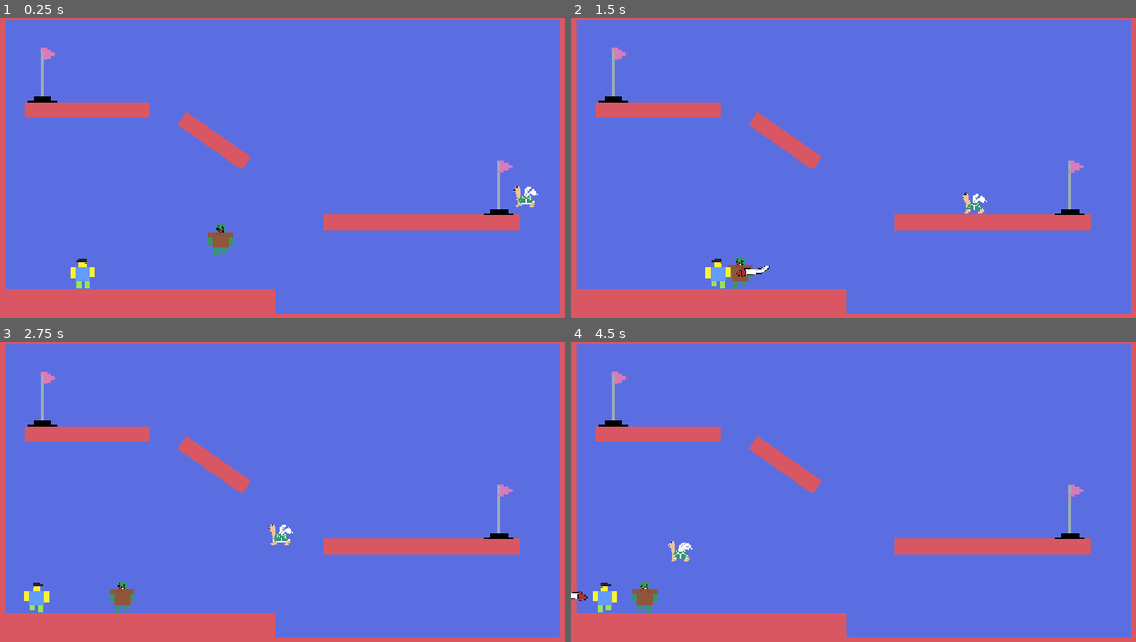
Above: before the commit, frames 1-4 (two rows, left to right).
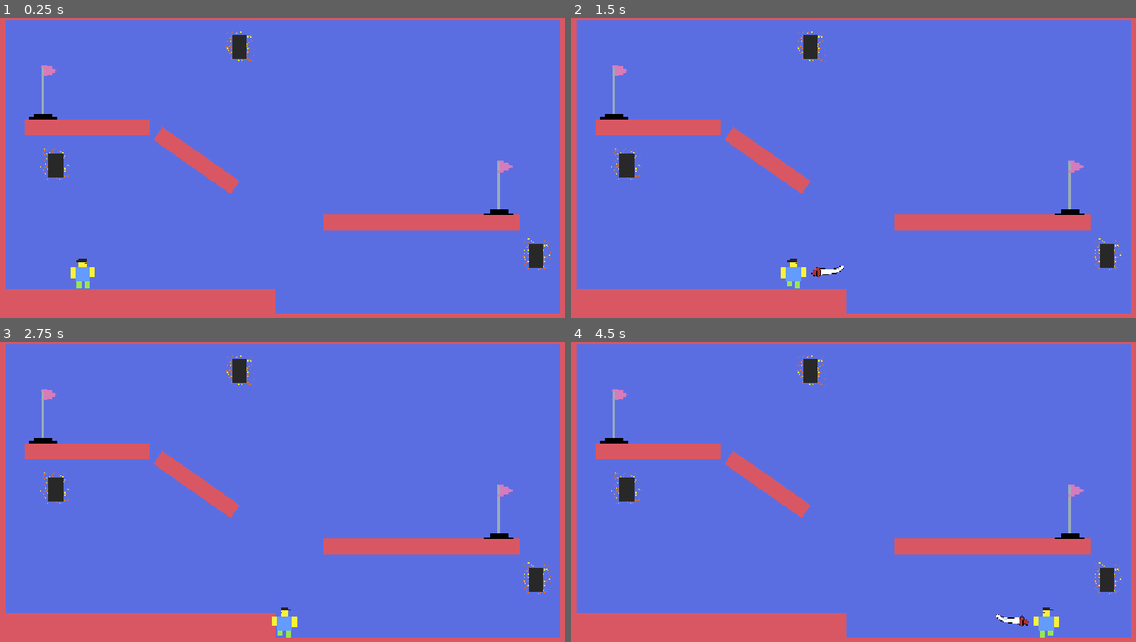
Above: after the commit, the same moments.

Repository: daistic/Project-Skill-Frenzy
Game: Godot game, scene res://Scenes/LevelBase.tscn
Two runs of this game, one before a commit and one after it. Both use one fixed random seed, a clock stepped at 60 frames per second and the inputs below.
Inputs:
- Up to frame 1 (0.25 s): no input
- Up to frame 2 (1.5 s): hold Right (move_right) from 0.53 s (still down); tap Up (jump) at 0.6, 0.77, 1.07 s; tap Z (normal) at 1.35 s
- Up to frame 3 (2.75 s): tap Up (jump) at 1.52, 1.55, 1.82, 2.1 s; release Right (move_right) at 2.03 s; hold Left (move_left) from 2.03 s (still down)
- Up to frame 4 (4.5 s): release Left (move_left) at 2.78 s; hold Right (move_right) 2.78-4.28 s; tap Z (normal) at 2.85, 4.35 s; tap Up (jump) at 3.02, 3.05, 3.32, 3.6, 3.77, 4.07 s; hold Left (move_left) from 4.28 s (still down)

The runs differ from the first frame. In frame 1, 5.3% of the frame differs, in the area x 4-98%, y 4-84%; in frame 2, 6.0%; in frame 3, 5.8%; in frame 4, 6.0%, in the area x 0-98%, y 4-99%.
Error after the commit: Out of bounds get index '0' (on base: 'Array[WaveResource]') (res://Scripts/level.gd:9)

Commit message:
add: more enemy scenes

Diff:
--- a/Globals/game_manager.gd
+++ b/Globals/game_manager.gd
@@ -1 +1,10 @@
 extends Node
+
+@onready var waves: Array[WaveResource] = [
+	preload("res://Resources/Wave1.tres"),
+	preload("res://Resources/Wave2.tres"),
+	preload("res://Resources/Wave3.tres"),
+	preload("res://Resources/Wave4.tres"),
+	preload("res://Resources/Wave5.tres"),
+	preload("res://Resources/Wave6.tres")
+]
--- /dev/null
+++ b/Resources/Wave1.tres
@@ -0,0 +1,9 @@
+[gd_resource type="Resource" script_class="WaveResource" load_steps=3 format=3 uid="uid://dgjwjdq4wen48"]
+
+[ext_resource type="Script" uid="uid://bjrev8473hl3p" path="res://Scripts/wave_resource.gd" id="1_4bwc8"]
+[ext_resource type="PackedScene" uid="uid://dwoh1tyj2o5dx" path="res://Scenes/enemies/Zombo.tscn" id="1_hhdvc"]
+
+[resource]
+script = ExtResource("1_4bwc8")
+enemies = Array[PackedScene]([ExtResource("1_hhdvc"), ExtResource("1_hhdvc"), ExtResource("1_hhdvc")])
+metadata/_custom_type_script = "uid://bjrev8473hl3p"
--- /dev/null
+++ b/Resources/Wave2.tres
@@ -0,0 +1,10 @@
+[gd_resource type="Resource" script_class="WaveResource" load_steps=4 format=3 uid="uid://da2t6tn4n1ab3"]
+
+[ext_resource type="Script" uid="uid://bjrev8473hl3p" path="res://Scripts/wave_resource.gd" id="1_jtby1"]
+[ext_resource type="PackedScene" uid="uid://bigx0smy3qyu2" path="res://Scenes/enemies/ArmorZombo.tscn" id="1_vrr34"]
+[ext_resource type="PackedScene" uid="uid://dwoh1tyj2o5dx" path="res://Scenes/enemies/Zombo.tscn" id="2_ur4ka"]
+
+[resource]
+script = ExtResource("1_jtby1")
+enemies = Array[PackedScene]([ExtResource("1_vrr34"), ExtResource("2_ur4ka"), ExtResource("2_ur4ka")])
+metadata/_custom_type_script = "uid://bjrev8473hl3p"
--- /dev/null
+++ b/Resources/Wave3.tres
@@ -0,0 +1,10 @@
+[gd_resource type="Resource" script_class="WaveResource" load_steps=4 format=3 uid="uid://b20gw3drfyybf"]
+
+[ext_resource type="PackedScene" uid="uid://dwoh1tyj2o5dx" path="res://Scenes/enemies/Zombo.tscn" id="1_iefsj"]
+[ext_resource type="Script" uid="uid://bjrev8473hl3p" path="res://Scripts/wave_resource.gd" id="1_n2u66"]
+[ext_resource type="PackedScene" uid="uid://by3cejdflsnuy" path="res://Scenes/enemies/Turtle.tscn" id="2_q3gaw"]
+
+[resource]
+script = ExtResource("1_n2u66")
+enemies = Array[PackedScene]([ExtResource("1_iefsj"), ExtResource("2_q3gaw"), ExtResource("2_q3gaw"), ExtResource("1_iefsj")])
+metadata/_custom_type_script = "uid://bjrev8473hl3p"
--- /dev/null
+++ b/Resources/Wave4.tres
@@ -0,0 +1,11 @@
+[gd_resource type="Resource" script_class="WaveResource" load_steps=5 format=3 uid="uid://uilk5a3gh1dv"]
+
+[ext_resource type="PackedScene" uid="uid://dwoh1tyj2o5dx" path="res://Scenes/enemies/Zombo.tscn" id="1_5t004"]
+[ext_resource type="Script" uid="uid://bjrev8473hl3p" path="res://Scripts/wave_resource.gd" id="1_cvxyo"]
+[ext_resource type="PackedScene" uid="uid://by3cejdflsnuy" path="res://Scenes/enemies/Turtle.tscn" id="2_po1tn"]
+[ext_resource type="PackedScene" uid="uid://bigx0smy3qyu2" path="res://Scenes/enemies/ArmorZombo.tscn" id="3_t76x3"]
+
+[resource]
+script = ExtResource("1_cvxyo")
+enemies = Array[PackedScene]([ExtResource("1_5t004"), ExtResource("2_po1tn"), ExtResource("3_t76x3"), ExtResource("1_5t004")])
+metadata/_custom_type_script = "uid://bjrev8473hl3p"
--- /dev/null
+++ b/Resources/Wave5.tres
@@ -0,0 +1,11 @@
+[gd_resource type="Resource" script_class="WaveResource" load_steps=5 format=3 uid="uid://dy5yq8cuvwi2e"]
+
+[ext_resource type="Script" uid="uid://bjrev8473hl3p" path="res://Scripts/wave_resource.gd" id="1_1ai3j"]
+[ext_resource type="PackedScene" uid="uid://dwoh1tyj2o5dx" path="res://Scenes/enemies/Zombo.tscn" id="1_3d2c5"]
+[ext_resource type="PackedScene" uid="uid://by3cejdflsnuy" path="res://Scenes/enemies/Turtle.tscn" id="2_rnx65"]
+[ext_resource type="PackedScene" uid="uid://bigx0smy3qyu2" path="res://Scenes/enemies/ArmorZombo.tscn" id="3_vfo61"]
+
+[resource]
+script = ExtResource("1_1ai3j")
+enemies = Array[PackedScene]([ExtResource("1_3d2c5"), ExtResource("2_rnx65"), ExtResource("1_3d2c5"), ExtResource("3_vfo61")])
+metadata/_custom_type_script = "uid://bjrev8473hl3p"
--- /dev/null
+++ b/Resources/Wave6.tres
@@ -0,0 +1,12 @@
+[gd_resource type="Resource" script_class="WaveResource" load_steps=6 format=3 uid="uid://de6d5k0hixx31"]
+
+[ext_resource type="PackedScene" uid="uid://by3cejdflsnuy" path="res://Scenes/enemies/Turtle.tscn" id="1_2j7il"]
+[ext_resource type="PackedScene" uid="uid://dwoh1tyj2o5dx" path="res://Scenes/enemies/Zombo.tscn" id="1_apmnk"]
+[ext_resource type="PackedScene" uid="uid://v5b8uei4egv2" path="res://Scenes/enemies/GoldZombo.tscn" id="2_7ud0c"]
+[ext_resource type="Script" uid="uid://bjrev8473hl3p" path="res://Scripts/wave_resource.gd" id="2_pa0y4"]
+[ext_resource type="PackedScene" uid="uid://bigx0smy3qyu2" path="res://Scenes/enemies/ArmorZombo.tscn" id="4_cytpw"]
+
+[resource]
+script = ExtResource("2_pa0y4")
+enemies = Array[PackedScene]([ExtResource("1_2j7il"), ExtResource("2_7ud0c"), ExtResource("1_apmnk"), ExtResource("1_apmnk"), ExtResource("4_cytpw")])
+metadata/_custom_type_script = "uid://bjrev8473hl3p"
--- /dev/null
+++ b/Resources/zombo_physics_materials.tres
@@ -0,0 +1,4 @@
+[gd_resource type="PhysicsMaterial" format=3 uid="uid://5w0rprejsnxl"]
+
+[resource]
+friction = 0.0
--- a/Scenes/Level.tscn
+++ b/Scenes/Level.tscn
@@ -1,7 +1,8 @@
-[gd_scene load_steps=4 format=3 uid="uid://j3wo3pg8b8jy"]
+[gd_scene load_steps=5 format=3 uid="uid://j3wo3pg8b8jy"]
 
 [ext_resource type="Texture2D" uid="uid://cspw8yq76068a" path="res://Assets/white_texture.png" id="1_337u7"]
 [ext_resource type="Script" uid="uid://lugymtf71peh" path="res://Scripts/level.gd" id="1_vsvp5"]
+[ext_resource type="Texture2D" uid="uid://cowkq6ds430pl" path="res://Assets/portal.png" id="3_8rbpu"]
 
 [sub_resource type="RectangleShape2D" id="RectangleShape2D_0ba56"]
 size = Vector2(32, 32)
@@ -37,7 +38,7 @@
 
 [node name="bottom3" type="StaticBody2D" parent="." groups=["Wall"]]
 position = Vector2(545, 587)
-scale = Vector2(1, 2)
+scale = Vector2(1, 1.5)
 collision_layer = 2
 collision_mask = 13
 
@@ -127,7 +128,7 @@
 shape = SubResource("RectangleShape2D_0ba56")
 
 [node name="Jump3" type="StaticBody2D" parent="." groups=["EnemyJump"]]
-position = Vector2(694, 416)
+position = Vector2(701, 416)
 collision_layer = 2
 collision_mask = 13
 
@@ -139,9 +140,9 @@
 shape = SubResource("RectangleShape2D_0ba56")
 
 [node name="Middle2" type="StaticBody2D" parent="."]
-position = Vector2(436, 250)
+position = Vector2(400, 290)
 rotation = 0.610865
-scale = Vector2(5, 1)
+scale = Vector2(6, 1)
 collision_layer = 2
 collision_mask = 13
 
@@ -153,7 +154,7 @@
 shape = SubResource("RectangleShape2D_0ba56")
 
 [node name="Jump4" type="StaticBody2D" parent="." groups=["EnemyJump"]]
-position = Vector2(484, 284)
+position = Vector2(400, 290)
 rotation = 0.610865
 collision_layer = 2
 collision_mask = 13
@@ -166,7 +167,7 @@
 shape = SubResource("RectangleShape2D_0ba56")
 
 [node name="Middle3" type="StaticBody2D" parent="."]
-position = Vector2(177, 187)
+position = Vector2(177, 222)
 scale = Vector2(8, 1)
 collision_layer = 2
 collision_mask = 13
@@ -177,3 +178,49 @@
 
 [node name="CollisionShape2D" type="CollisionShape2D" parent="Middle3"]
 shape = SubResource("RectangleShape2D_0ba56")
+
+[node name="Portal" type="Sprite2D" parent="."]
+texture_filter = 1
+position = Vector2(113, 298)
+texture = ExtResource("3_8rbpu")
+
+[node name="WaveTimer" type="Timer" parent="Portal"]
+wait_time = 7.0
+one_shot = true
+
+[node name="SpawnTimer" type="Timer" parent="Portal"]
+wait_time = 2.0
+one_shot = true
+
+[node name="Portal2" type="Sprite2D" parent="."]
+texture_filter = 1
+position = Vector2(1092, 482)
+texture = ExtResource("3_8rbpu")
+
+[node name="WaveTimer" type="Timer" parent="Portal2"]
+wait_time = 6.5
+one_shot = true
+
+[node name="SpawnTimer" type="Timer" parent="Portal2"]
+wait_time = 2.33
+one_shot = true
+
+[node name="Portal3" type="Sprite2D" parent="."]
+texture_filter = 1
+position = Vector2(487, 56)
+texture = ExtResource("3_8rbpu")
+
+[node name="WaveTimer" type="Timer" parent="Portal3"]
+wait_time = 6.0
+one_shot = true
+
+[node name="SpawnTimer" type="Timer" parent="Portal3"]
+wait_time = 2.5
+one_shot = true
+
+[connection signal="timeout" from="Portal/WaveTimer" to="." method="_on_portal_wave_timer_timeout"]
+[connection signal="timeout" from="Portal/SpawnTimer" to="." method="_on_portal_spawn_timer_timeout"]
+[connection signal="timeout" from="Portal2/WaveTimer" to="." method="_on_portal2_wave_timer_timeout"]
+[connection signal="timeout" from="Portal2/SpawnTimer" to="." method="_on_portal2_spawn_timer_timeout"]
+[connection signal="timeout" from="Portal3/WaveTimer" to="." method="_on_portal3_wave_timer_timeout"]
+[connection signal="timeout" from="Portal3/SpawnTimer" to="." method="_on_portal3_spawn_timer_timeout"]
--- a/Scenes/LevelBase.tscn
+++ b/Scenes/LevelBase.tscn
@@ -1,12 +1,10 @@
-[gd_scene load_steps=8 format=3 uid="uid://gvx18nkpacwq"]
+[gd_scene load_steps=6 format=3 uid="uid://gvx18nkpacwq"]
 
 [ext_resource type="Texture2D" uid="uid://cspw8yq76068a" path="res://Assets/white_texture.png" id="1_wrhoe"]
 [ext_resource type="PackedScene" uid="uid://j3wo3pg8b8jy" path="res://Scenes/Level.tscn" id="2_ilmpw"]
 [ext_resource type="PackedScene" uid="uid://dp4w7d26o2igx" path="res://Scenes/RobloxMan.tscn" id="3_7375l"]
 [ext_resource type="PackedScene" uid="uid://bbgw862emufxe" path="res://Scenes/Flag.tscn" id="4_dci62"]
-[ext_resource type="PackedScene" uid="uid://by3cejdflsnuy" path="res://Scenes/enemies/Turtle.tscn" id="6_aw1t8"]
 [ext_resource type="PackedScene" uid="uid://bw0en64ltcn0h" path="res://Scenes/skills/TennisBall.tscn" id="6_c43mv"]
-[ext_resource type="PackedScene" uid="uid://dwoh1tyj2o5dx" path="res://Scenes/enemies/Zombo.tscn" id="7_aw1t8"]
 
 [node name="LevelBase" type="Node2D"]
 
@@ -27,12 +25,6 @@
 _test_skill_scene = ExtResource("6_c43mv")
 
 [node name="flag2" parent="." instance=ExtResource("4_dci62")]
-position = Vector2(86, 109)
+position = Vector2(87, 143)
 
 [node name="CanvasLayer" type="CanvasLayer" parent="."]
-
-[node name="turtle" parent="." instance=ExtResource("6_aw1t8")]
-position = Vector2(1119, 336)
-
-[node name="CharacterBody2D" parent="." instance=ExtResource("7_aw1t8")]
-position = Vector2(479, 418)
--- a/Scenes/RobloxMan.tscn
+++ b/Scenes/RobloxMan.tscn
@@ -57,6 +57,7 @@
 [node name="RobloxMan" type="CharacterBody2D"]
 z_index = 5
 collision_mask = 11
+platform_floor_layers = 4294967267
 script = ExtResource("1_6n45u")
 
 [node name="AnimatedSprite2D" type="AnimatedSprite2D" parent="."]
--- /dev/null
+++ b/Scenes/enemies/ArmorZombo.tscn
@@ -0,0 +1,58 @@
+[gd_scene load_steps=8 format=3 uid="uid://bigx0smy3qyu2"]
+
+[ext_resource type="Texture2D" uid="uid://cpxucbsg22l2a" path="res://Assets/Zombo/armor_zombo.png" id="1_j7644"]
+[ext_resource type="PhysicsMaterial" uid="uid://5w0rprejsnxl" path="res://Resources/zombo_physics_materials.tres" id="1_n0k8j"]
+[ext_resource type="Script" uid="uid://c3m1r06vqwhgw" path="res://Scripts/zombo.gd" id="2_qwdet"]
+
+[sub_resource type="AtlasTexture" id="AtlasTexture_qwdet"]
+atlas = ExtResource("1_j7644")
+region = Rect2(64, 0, 64, 64)
+
+[sub_resource type="AtlasTexture" id="AtlasTexture_n0k8j"]
+atlas = ExtResource("1_j7644")
+region = Rect2(128, 0, 64, 64)
+
+[sub_resource type="SpriteFrames" id="SpriteFrames_mn1ji"]
+animations = [{
+"frames": [{
+"duration": 1.0,
+"texture": SubResource("AtlasTexture_qwdet")
+}, {
+"duration": 1.0,
+"texture": SubResource("AtlasTexture_n0k8j")
+}],
+"loop": true,
+"name": &"walk",
+"speed": 5.0
+}]
+
+[sub_resource type="CapsuleShape2D" id="CapsuleShape2D_un7gp"]
+radius = 26.0
+height = 68.0
+
+[node name="ArmorZombo" type="RigidBody2D"]
+collision_layer = 8
+collision_mask = 7
+physics_material_override = ExtResource("1_n0k8j")
+lock_rotation = true
+contact_monitor = true
+max_contacts_reported = 3
+script = ExtResource("2_qwdet")
+health = 2
+points = 175
+_move_speed = 90.0
+_jump_power = 825.0
+
+[node name="AnimatedSprite2D" type="AnimatedSprite2D" parent="."]
+texture_filter = 1
+scale = Vector2(1.5, 1.5)
+sprite_frames = SubResource("SpriteFrames_mn1ji")
+animation = &"walk"
+autoplay = "walk"
+frame_progress = 0.57568
+
+[node name="CollisionShape2D" type="CollisionShape2D" parent="."]
+position = Vector2(0, 4)
+shape = SubResource("CapsuleShape2D_un7gp")
+
+[connection signal="body_entered" from="." to="." method="_on_body_entered"]
--- /dev/null
+++ b/Scenes/enemies/GoldZombo.tscn
@@ -0,0 +1,55 @@
+[gd_scene load_steps=8 format=3 uid="uid://v5b8uei4egv2"]
+
+[ext_resource type="PhysicsMaterial" uid="uid://5w0rprejsnxl" path="res://Resources/zombo_physics_materials.tres" id="1_4wfc3"]
+[ext_resource type="Script" uid="uid://c3m1r06vqwhgw" path="res://Scripts/zombo.gd" id="1_qgrnv"]
+[ext_resource type="Texture2D" uid="uid://d3kjtfke7728u" path="res://Assets/Zombo/gold_zombo.png" id="2_4wfc3"]
+
+[sub_resource type="AtlasTexture" id="AtlasTexture_yjhm1"]
+atlas = ExtResource("2_4wfc3")
+region = Rect2(64, 0, 64, 64)
+
+[sub_resource type="AtlasTexture" id="AtlasTexture_kv1j1"]
+atlas = ExtResource("2_4wfc3")
+region = Rect2(128, 0, 64, 64)
+
+[sub_resource type="SpriteFrames" id="SpriteFrames_6iqn2"]
+animations = [{
+"frames": [{
+"duration": 1.0,
+"texture": SubResource("AtlasTexture_yjhm1")
+}, {
+"duration": 1.0,
+"texture": SubResource("AtlasTexture_kv1j1")
+}],
+"loop": true,
+"name": &"walk",
+"speed": 5.0
+}]
+
+[sub_resource type="CapsuleShape2D" id="CapsuleShape2D_un7gp"]
+radius = 26.0
+height = 68.0
+
+[node name="GoldZombo" type="RigidBody2D"]
+collision_layer = 16
+collision_mask = 6
+physics_material_override = ExtResource("1_4wfc3")
+lock_rotation = true
+contact_monitor = true
+max_contacts_reported = 3
+script = ExtResource("1_qgrnv")
+_move_speed = 450.0
+_jump_power = 800.0
+
+[node name="AnimatedSprite2D" type="AnimatedSprite2D" parent="."]
+texture_filter = 1
+scale = Vector2(1.5, 1.5)
+sprite_frames = SubResource("SpriteFrames_6iqn2")
+animation = &"walk"
+autoplay = "walk"
+
+[node name="CollisionShape2D" type="CollisionShape2D" parent="."]
+position = Vector2(0, 4)
+shape = SubResource("CapsuleShape2D_un7gp")
+
+[connection signal="body_entered" from="." to="." method="_on_body_entered"]
--- a/Scenes/enemies/Turtle.tscn
+++ b/Scenes/enemies/Turtle.tscn
@@ -36,6 +36,7 @@
 collision_layer = 8
 collision_mask = 7
 physics_material_override = SubResource("PhysicsMaterial_ulmdh")
+gravity_scale = 0.75
 lock_rotation = true
 contact_monitor = true
 max_contacts_reported = 3
--- a/Scenes/enemies/zombo.tscn
+++ b/Scenes/enemies/zombo.tscn
@@ -1,7 +1,8 @@
-[gd_scene load_steps=7 format=3 uid="uid://dwoh1tyj2o5dx"]
+[gd_scene load_steps=8 format=3 uid="uid://dwoh1tyj2o5dx"]
 
 [ext_resource type="Script" uid="uid://c3m1r06vqwhgw" path="res://Scripts/zombo.gd" id="1_8ei1b"]
-[ext_resource type="Texture2D" uid="uid://dd5een7448i8q" path="res://Assets/zombo.png" id="1_o2tnt"]
+[ext_resource type="PhysicsMaterial" uid="uid://5w0rprejsnxl" path="res://Resources/zombo_physics_materials.tres" id="1_j0pxb"]
+[ext_resource type="Texture2D" uid="uid://dd5een7448i8q" path="res://Assets/Zombo/zombo.png" id="1_o2tnt"]
 
 [sub_resource type="AtlasTexture" id="AtlasTexture_ofxau"]
 atlas = ExtResource("1_o2tnt")
@@ -32,6 +33,7 @@
 [node name="Zombo" type="RigidBody2D"]
 collision_layer = 8
 collision_mask = 7
+physics_material_override = ExtResource("1_j0pxb")
 lock_rotation = true
 contact_monitor = true
 max_contacts_reported = 3
--- a/Scenes/skills/Sword.tscn
+++ b/Scenes/skills/Sword.tscn
@@ -7,7 +7,8 @@
 height = 66.0
 
 [node name="Sword" type="Area2D"]
-collision_mask = 9
+collision_layer = 4
+collision_mask = 8
 
 [node name="Sprite" type="Sprite2D" parent="."]
 texture_filter = 1
--- a/Scenes/skills/TimeBomb.tscn
+++ b/Scenes/skills/TimeBomb.tscn
@@ -48,6 +48,7 @@
 }
 
 [node name="time_bomb" type="Area2D"]
+collision_layer = 4
 collision_mask = 8
 script = ExtResource("1_c4oek")
 
--- a/Scripts/level.gd
+++ b/Scripts/level.gd
@@ -1,3 +1,34 @@
 extends Node2D
 
 class_name Level
+
+@onready var portal: Sprite2D = $Portal
+@onready var portal_2: Sprite2D = $Portal2
+@onready var portal_3: Sprite2D = $Portal3
+
+var portal_wave: WaveResource = GameManager.waves[randi_range(0, GameManager.waves.size())]
+var portal2_wave: WaveResource = GameManager.waves[randi_range(0, GameManager.waves.size())]
+var portal3_wave: WaveResource = GameManager.waves[randi_range(0, GameManager.waves.size())]
+
+func _spawn_enemies(portal_position: Vector2, scene: PackedScene) -> void:
+	var instance = scene.instantiate()
+	instance.position = portal_position
+	get_tree().root.add_child(instance)
+
+func _on_portal_wave_timer_timeout() -> void:
+	pass # Replace with function body.
+
+func _on_portal_spawn_timer_timeout() -> void:
+	pass # Replace with function body.
+
+func _on_portal2_wave_timer_timeout() -> void:
+	pass # Replace with function body.
+
+func _on_portal2_spawn_timer_timeout() -> void:
+	pass # Replace with function body.
+
+func _on_portal3_wave_timer_timeout() -> void:
+	pass # Replace with function body.
+
+func _on_portal3_spawn_timer_timeout() -> void:
+	pass # Replace with function body.
--- a/Scripts/turtle.gd
+++ b/Scripts/turtle.gd
@@ -5,8 +5,8 @@
 @onready var animated_sprite_2d: AnimatedSprite2D = $AnimatedSprite2D
 
 @export var health: int = 1
-@export var points: int = 175
-@export var _move_speed: float = 200.0
+@export var points: int = 225
+@export var _move_speed: float = 225.0
 @export var _acceleration_force: float = 100.0
 @export var _flap_power: float = 500.0
 var _move_direction: int = -1
--- /dev/null
+++ b/Scripts/wave_resource.gd
@@ -0,0 +1,5 @@
+extends Resource
+
+class_name WaveResource
+
+@export var enemies: Array[PackedScene]= []
--- a/Scripts/zombo.gd
+++ b/Scripts/zombo.gd
@@ -28,7 +28,6 @@
 
 func jump() -> void:
 	apply_central_impulse(Vector2(0, -_jump_power))
-	print ("tried jumping")
 
 func _handle_sprite_facing() -> void:
 	if _move_direction == -1:
--- a/project.godot
+++ b/project.godot
@@ -73,5 +73,6 @@
 
 2d_physics/layer_1="Player"
 2d_physics/layer_2="Platforms"
-2d_physics/layer_3="Projectiles"
+2d_physics/layer_3="Skills"
 2d_physics/layer_4="Enemies"
+2d_physics/layer_5="Golden"
Binary file added: Assets/Zombo/armor_zombo.png
Not shown, changed: Assets/Zombo/armor_zombo.png.import
Binary file added: Assets/Zombo/gold_zombo.png
Not shown, added: Assets/Zombo/gold_zombo.png.import
Renamed: Assets/zombo.png -> Assets/Zombo/zombo.png
Not shown, added: Assets/Zombo/zombo.png.import
Binary file added: Assets/portal.png
Not shown, added: Assets/portal.png.import
Not shown, added: Scripts/wave_resource.gd.uid
